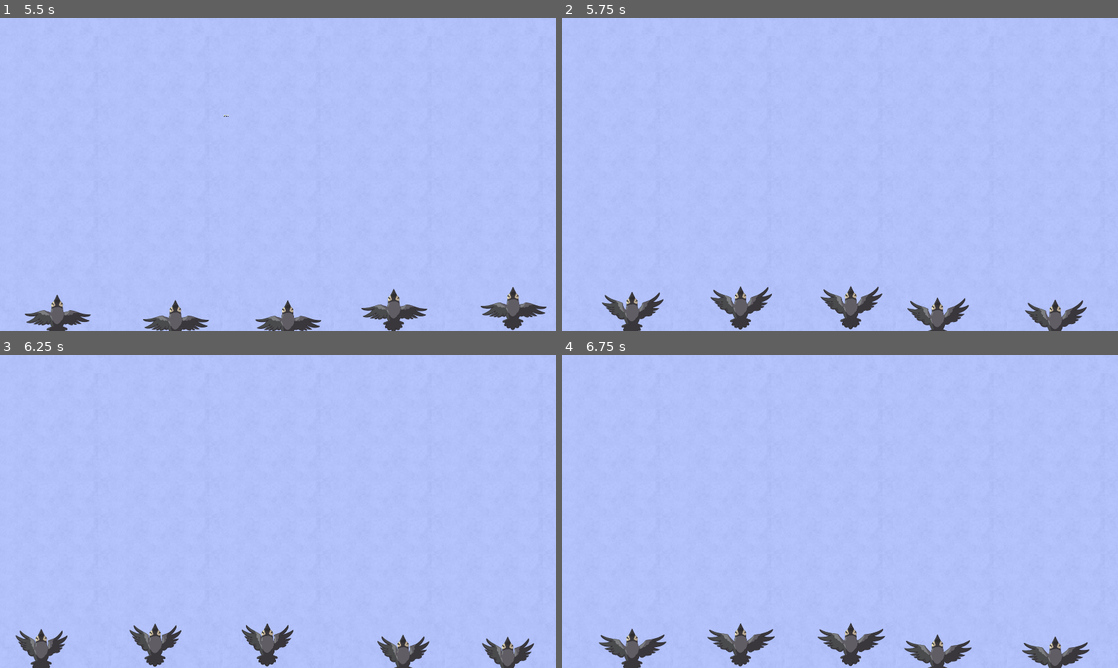
Above: before the commit, frames 1-4 (two rows, left to right).
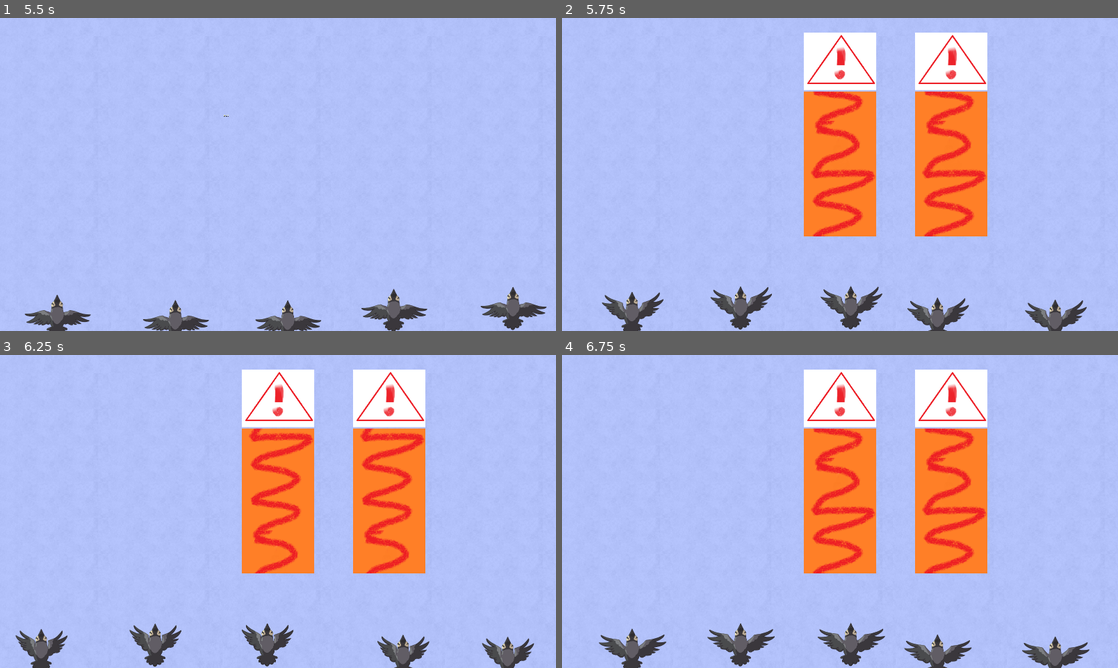
Above: after the commit, the same moments.

Repository: Armag3ddon/igjam2026_2
Game: Godot game, scene res://scenes/game.tscn
Two runs of this game, one before a commit and one after it. Both use one fixed random seed, a clock stepped at 60 frames per second and the inputs below.
Inputs:
- Up to frame 1 (5.5 s): no input
- Up to frame 2 (5.75 s): no input
- Up to frame 3 (6.25 s): no input
- Up to frame 4 (6.75 s): no input

Frame 1 is identical in both runs. In frame 2, 17% of the frame differs, in the area x 43-77%, y 4-70%; in frame 3, 17%; in frame 4, 17%.

Commit message:
Add danger zones

Diff:
--- /dev/null
+++ b/scenes/effects/LaneDanger.tscn
@@ -0,0 +1,57 @@
+[gd_scene format=3 uid="uid://c4h0alf7r255w"]
+
+[ext_resource type="Texture2D" uid="uid://padruff505vu" path="res://assets/temp/danger_stripe.png" id="1_ax43g"]
+[ext_resource type="Texture2D" uid="uid://dl4vbwlcfp40o" path="res://assets/temp/danger.png" id="2_qg1hn"]
+
+[sub_resource type="Animation" id="Animation_ac68e"]
+length = 0.001
+tracks/0/type = "value"
+tracks/0/imported = false
+tracks/0/enabled = true
+tracks/0/path = NodePath("Background:region_rect")
+tracks/0/interp = 1
+tracks/0/loop_wrap = true
+tracks/0/keys = {
+"times": PackedFloat32Array(0),
+"transitions": PackedFloat32Array(1),
+"update": 0,
+"values": [Rect2(0, 0, 250, 500)]
+}
+
+[sub_resource type="Animation" id="Animation_efhnc"]
+resource_name = "scroll"
+loop_mode = 1
+tracks/0/type = "value"
+tracks/0/imported = false
+tracks/0/enabled = true
+tracks/0/path = NodePath("Background:region_rect")
+tracks/0/interp = 1
+tracks/0/loop_wrap = true
+tracks/0/keys = {
+"times": PackedFloat32Array(0, 0.49, 1),
+"transitions": PackedFloat32Array(1, 1, 1),
+"update": 0,
+"values": [Rect2(0, 0, 250, 500), Rect2(0, -250, 250, 500), Rect2(0, -500, 250, 500)]
+}
+
+[sub_resource type="AnimationLibrary" id="AnimationLibrary_rwaco"]
+_data = {
+&"RESET": SubResource("Animation_ac68e"),
+&"scroll": SubResource("Animation_efhnc")
+}
+
+[node name="LaneDanger" type="Node2D" unique_id=1134387919]
+
+[node name="Background" type="Sprite2D" parent="." unique_id=676559230]
+texture_repeat = 2
+position = Vector2(0, 353)
+texture = ExtResource("1_ax43g")
+region_enabled = true
+region_rect = Rect2(0, 0, 250, 500)
+
+[node name="Sign" type="Sprite2D" parent="." unique_id=890917675]
+texture = ExtResource("2_qg1hn")
+
+[node name="BackgroundAnimation" type="AnimationPlayer" parent="." unique_id=1156767252]
+libraries/ = SubResource("AnimationLibrary_rwaco")
+autoplay = &"scroll"
--- a/scripts/game.gd
+++ b/scripts/game.gd
@@ -1,6 +1,7 @@
 extends Node2D
 
 @onready var racer_scene: PackedScene = preload("res://scenes/Racer.tscn")
+@onready var danger_scene: PackedScene = preload("res://scenes/effects/LaneDanger.tscn")
 
 var racers: Array[Racer] = []
 
@@ -8,6 +9,7 @@
 
 @onready var manager: Node2D = $Racer_Manager
 @onready var text_effect: Label = $CentralText
+@onready var lanes: Array[Node2D] = [$Lane1, $Lane2, $Lane3, $Lane4, $Lane5]
 
 enum game_states {
 	GET,
@@ -56,6 +58,15 @@
 		while dangers[rnd]:
 			rnd = roundi(randf() * 4.0)
 		dangers[rnd] = true
+	flashDanger()
+
+func flashDanger() -> void:
+	var i: int = 0
+	for is_dangerous: bool in dangers:
+		if is_dangerous:
+			var warning: Node2D = danger_scene.instantiate()
+			lanes[i].addWarning(warning)
+		i += 1
 
 func _process(delta: float) -> void:
 	if game_state == game_states.DANGER:
--- a/scripts/lane.gd
+++ b/scripts/lane.gd
@@ -1,3 +1,16 @@
 extends Node2D
 
 @export var number: int
+
+var flash_warning: Node2D
+
+func addWarning(warning: Node2D) -> void:
+	flash_warning = warning
+	add_child(flash_warning)
+	flash_warning.position = Vector2(192.0, 150)
+
+func removeWarning() -> void:
+	if flash_warning:
+		remove_child(flash_warning)
+		flash_warning.queue_free()
+		flash_warning = null
Binary file added: assets/temp/danger.png
Not shown, added: assets/temp/danger.png.import
Binary file added: assets/temp/danger_stripe.png
Not shown, added: assets/temp/danger_stripe.png.import
